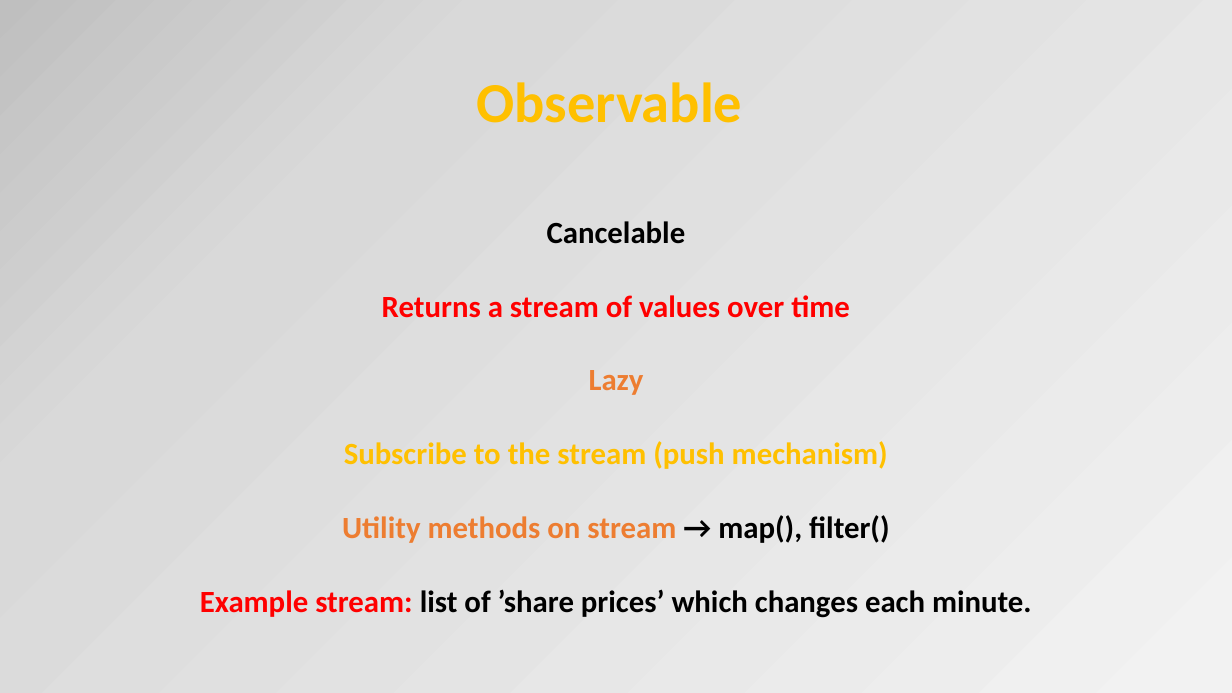
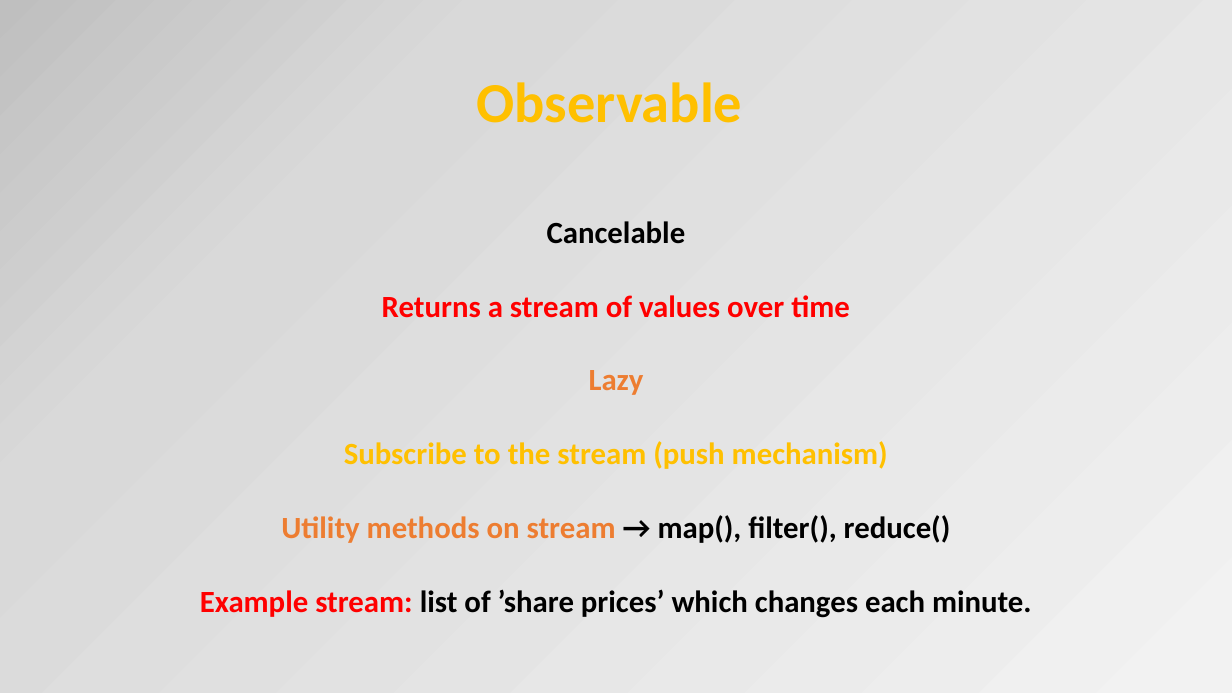
Before and after one commit to petereijgermans11/frontend-cursus, a slide deck: slide 23 of frontend-cursus/ 8 - Angular.pptx. Drawn at 1232x693 pixels with LibreOffice and Linux fonts; fonts in the diff are those of the drawing. Boxes give left, top, right and bottom in pixels: in the first picture for what was removed or moved away, otherwise in the second. Text is boxed around its words. In the diff, an @@ line names an element or a change of style, - is before the commit and + after.

```diff
--- a/frontend-cursus/ 8 - Angular.pptx
+++ b/frontend-cursus/ 8 - Angular.pptx
@@ text at box(281, 515, 951, 543): text changed; text colour #ED7D31 to #000000 @@
-Utility methods on stream → map(), filter()
+Utility methods on stream → map(), filter(), reduce()
```
Also in this commit, not shown: 3 other slides changed, 1 other file.
